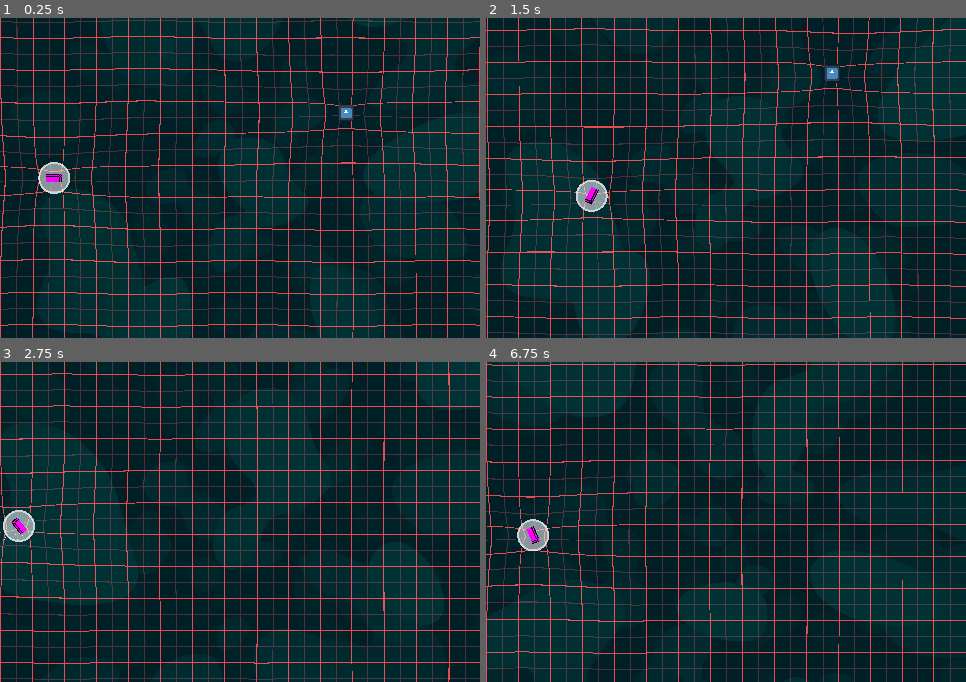
Above: before the commit, frames 1-4 (two rows, left to right).
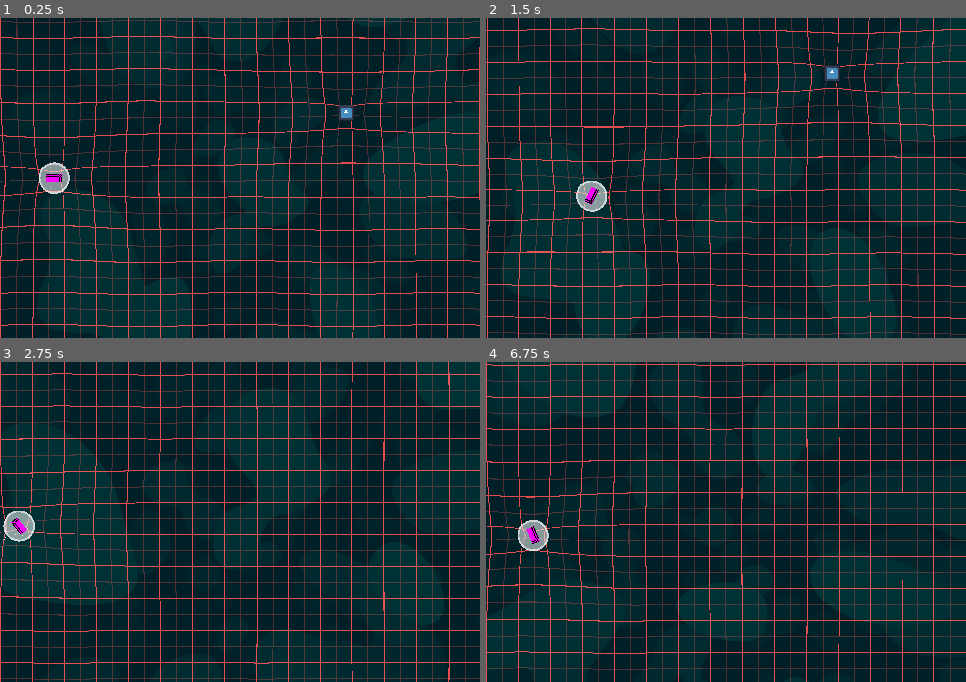
Above: after the commit, the same moments.

Repository: 3xcpy/roguelike-arcade-driving
Game: Godot game, scene res://scenes/main.tscn
Two runs of this game, one before a commit and one after it. Both use one fixed random seed, a clock stepped at 60 frames per second and the inputs below. The engine's default icon, where the game draws it, is replaced by a stand-in: a white triangle on a blue panel in a dark square.
Inputs:
- Up to frame 1 (0.25 s): no input
- Up to frame 2 (1.5 s): tap Enter at 0.5 s; hold Right (steer_right) 0.53-1.28 s; tap Alt at 0.6 s; hold Down from 1.28 s (still down); tap Shift at 1.35 s
- Up to frame 3 (2.75 s): release Down at 2.03 s; hold Right (steer_right) from 2.03 s (still down); tap Alt at 2.1 s
- Up to frame 4 (6.75 s): release Right (steer_right) at 2.78 s; hold Up 2.78-3.53 s; tap Shift at 2.85, 4.35, 5.85 s; hold Left (steer_left) 3.53-5.03 s; tap Alt at 3.6, 5.1, 6.6 s; hold Down 5.03-5.78 s; hold Right (steer_right) 5.78-6.53 s; hold Up from 6.53 s (still down)

The runs differ from the first frame. In frame 1, less than 0.1% of the frame differs, in the area x 7-15%, y 45-55%; in frame 2, less than 0.1%; in frame 3, less than 0.1%; in frame 4, less than 0.1%, in the area x 6-14%, y 49-60%.

Commit message:
Added waves to the circle shader

Diff:
--- a/scenes/aura.tscn
+++ b/scenes/aura.tscn
@@ -12,6 +12,8 @@
 shader_parameter/inside_color = Color(1, 1, 1, 0.52156866)
 shader_parameter/outline_color = Color(1, 1, 1, 0.8039216)
 shader_parameter/outline_thickness = 0.06
+shader_parameter/wave_size = 0.01
+shader_parameter/wave_frequency = 4.0
 
 [node name="Aura" type="Node2D"]
 script = ExtResource("1_bfq42")
--- a/shaders/circle.gdshader
+++ b/shaders/circle.gdshader
@@ -3,11 +3,15 @@
 uniform vec4 inside_color : source_color;
 uniform vec4 outline_color : source_color;
 uniform float outline_thickness;
+uniform float wave_size;
+uniform float wave_frequency;
 
 void fragment() {
-	float dist = distance(UV, vec2(0.5));
-	float inside_value = 1.0 - step(0.5 - outline_thickness, dist);
-	float outline_value = (1.0 - step(0.5, dist)) * (1.0 - inside_value);
+	float a = atan(UV.y, UV.x);
+	float variance = sin(a * wave_frequency + TIME) * wave_size;
+	float dist = distance(UV, vec2(0.5)) + variance;
+	float inside_value = 1.0 - step(0.5 - outline_thickness - wave_size, dist);
+	float outline_value = (1.0 - step(0.5 - wave_size, dist)) * (1.0 - inside_value);
 	vec4 color = inside_value * inside_color + outline_value * outline_color;
 	COLOR = color;
 }
